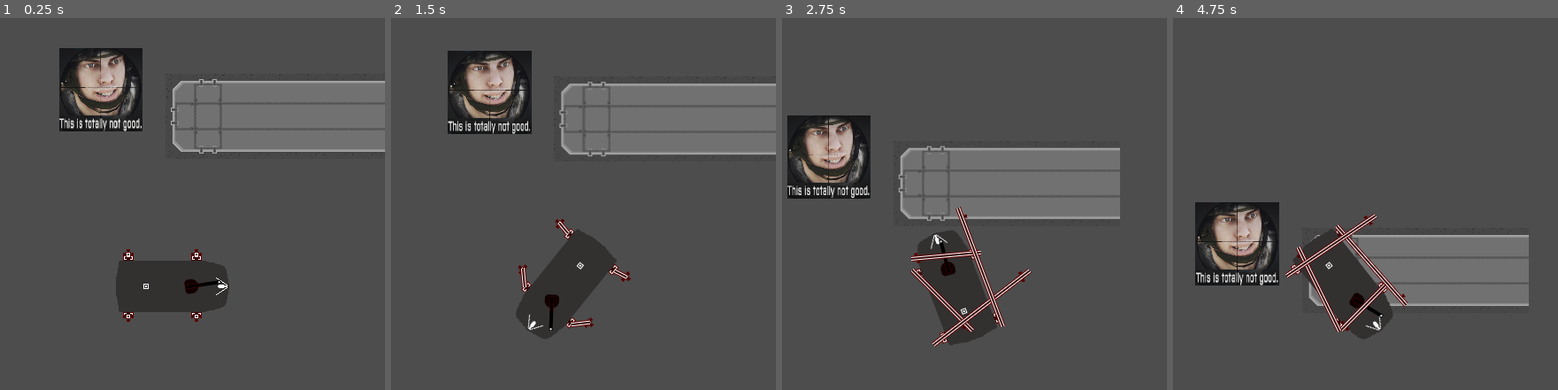
Above: before the commit, frames 1-4 (left to right).
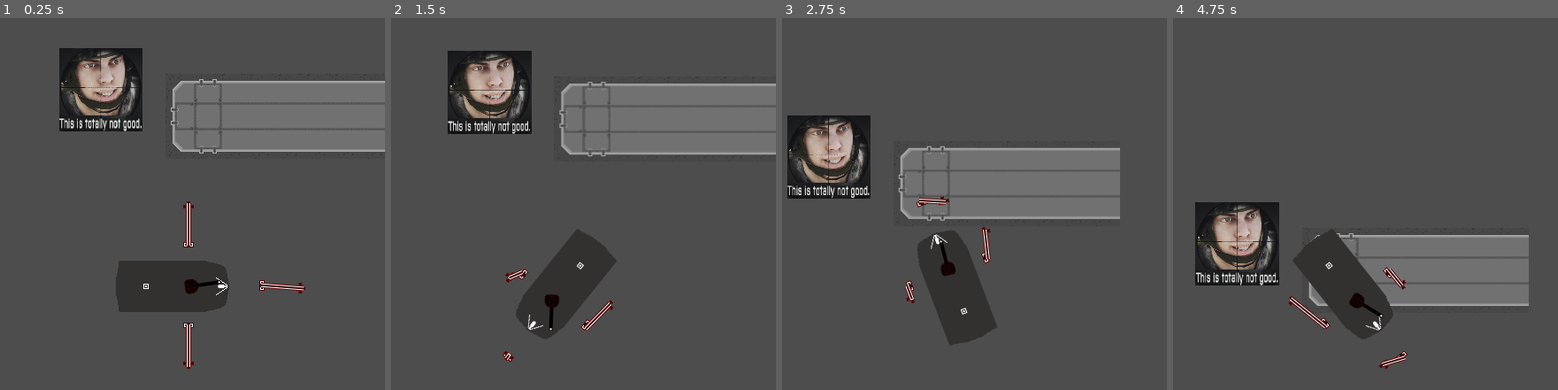
Above: after the commit, the same moments.

Repository: CatWizard47/WormGame
Game: Godot game, scene res://Scenes/main_test_thingy.tscn
Same seed, same stepped clock (60 frames per second), same inputs: the game is played once before the commit and once after it.
Inputs (mouse positions are in pixels of both pictures, inside the frame that each line leads up to):
- Up to frame 1 (0.25 s): no input
- Up to frame 2 (1.5 s): move the mouse to (656, 256) at 0.52 s; press the mouse at (656, 256) at 0.53 s; hold D (move_right) 0.53-1.28 s; move the mouse to (479, 319) at 1.27 s; release the mouse at (479, 319) at 1.28 s; hold S (move_backward) from 1.28 s (still down); click (479, 319) at 1.35 s
- Up to frame 3 (2.75 s): move the mouse to (997, 144) at 2.02 s; release S (move_backward) at 2.03 s; press the mouse at (997, 144) at 2.03 s; hold D (move_right) from 2.03 s (still down)
- Up to frame 4 (4.75 s): move the mouse to (outside the picture) at 2.77 s; release D (move_right) at 2.78 s; release the mouse at (outside the picture) at 2.78 s; hold W (move_forward) 2.78-3.53 s; click (outside the picture) at 2.85 s; move the mouse to (1473, 382) at 3.52 s; press the mouse at (1473, 382) at 3.53 s; hold A (move_left) from 3.53 s (still down); move the mouse to (1219, 189) at 4.27 s; release the mouse at (1219, 189) at 4.28 s; click (1219, 189) at 4.35 s

The runs differ from the first frame. In frame 1, 0.8% of the frame differs, in the area x 31-80%, y 49-95%; in frame 2, 0.7%; in frame 3, 2.0%, in the area x 31-65%, y 47-89%; in frame 4, 1.9%.

Commit message:
another leg improvement and test, might need to be removed at a later date

Diff:
--- a/Scenes/player.tscn
+++ b/Scenes/player.tscn
@@ -23,7 +23,6 @@
 collision_mask = 6
 script = ExtResource("1_6t5aa")
 max_engine_power = 50
-max_velocity = 100
 
 [node name="CollisionShape2D" type="CollisionShape2D" parent="." unique_id=743409537]
 position = Vector2(0.5, 0)
@@ -38,17 +37,12 @@
 position = Vector2(21, 0)
 
 [node name="leg_node" parent="." unique_id=448767190 instance=ExtResource("4_vgqql")]
-position = Vector2(27, -35)
-rotation = -1.5707964
+position = Vector2(104, -1)
 
-[node name="leg_node2" parent="." unique_id=1266184637 instance=ExtResource("4_vgqql")]
-position = Vector2(27, 35)
+[node name="leg_node2" parent="." unique_id=1246549833 instance=ExtResource("4_vgqql")]
+position = Vector2(18, 47)
 rotation = 1.5707964
 
-[node name="leg_node3" parent="." unique_id=1801677250 instance=ExtResource("4_vgqql")]
-position = Vector2(-50, -35)
+[node name="leg_node3" parent="." unique_id=1587300611 instance=ExtResource("4_vgqql")]
+position = Vector2(18, -50)
 rotation = -1.5707964
-
-[node name="leg_node4" parent="." unique_id=1682249993 instance=ExtResource("4_vgqql")]
-position = Vector2(-50, 35)
-rotation = 1.5707964
--- a/leg_movement.gd
+++ b/leg_movement.gd
@@ -35,12 +35,16 @@
 	parent_rotation = get_parent().rotation
 	if(step_happening_flag and step_cooldown_flag):
 		_find_foot_placement()
+	foot.move_and_collide((foot_placement - foot.global_position).normalized())
+	#print(foot.to_local(foot_placement) * 10.0 , "foot_placement ", foot_placement)
 	#foot.global_position = foot_placement # und fix zis
-	foot.move_and_collide(foot_placement - foot.global_position)
-	print(foot.to_local(foot_placement) * 10.0 , "foot_placement ", foot_placement)
 	if (foot.global_position - global_position).length() >= leg_reach:
 		step_happening_flag = true
 	_animate_leg_arm()
+	if abs(arm.rotation) < PI/2:
+		_find_foot_placement()
+		_animate_leg_arm()
+	print(arm.rotation)
 
 
 
